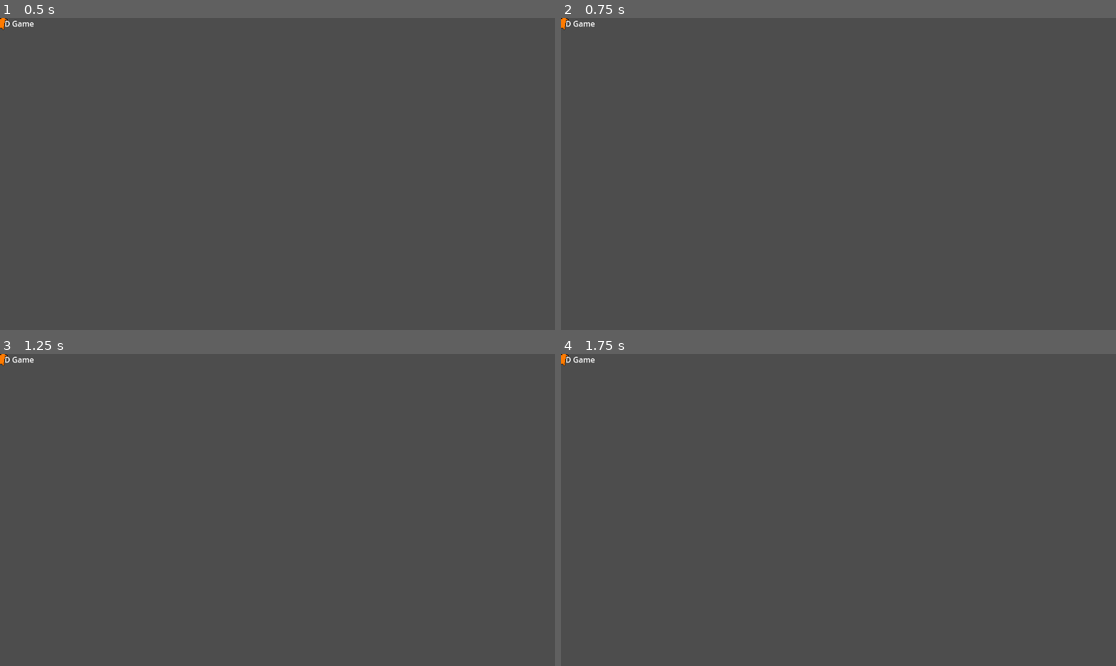
Above: before the commit, frames 1-4 (two rows, left to right).
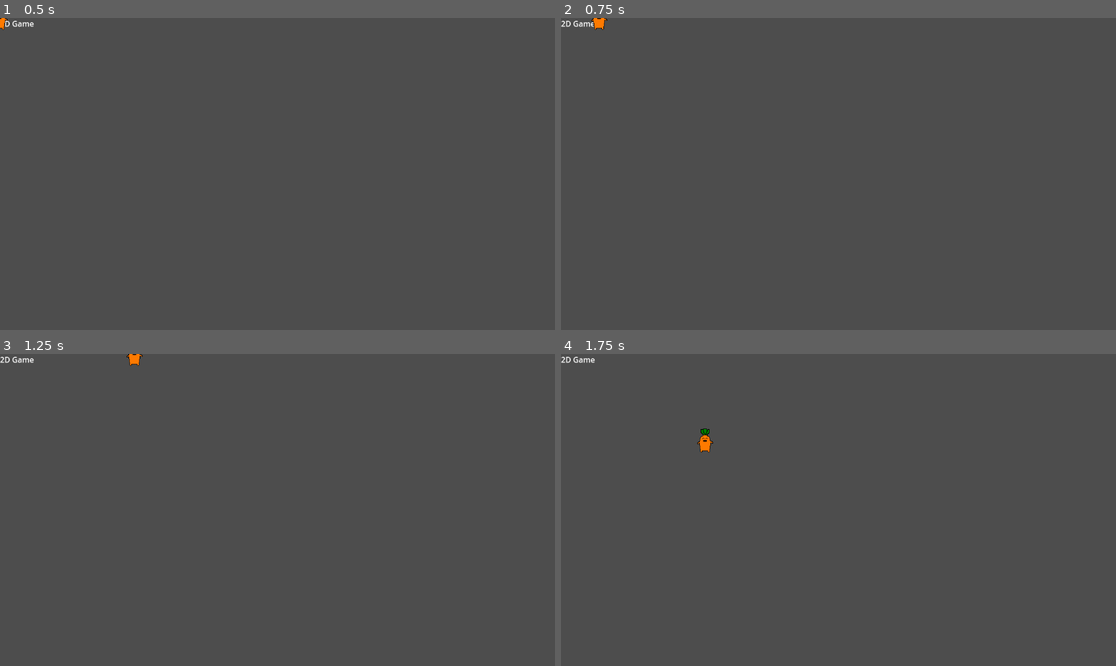
Above: after the commit, the same moments.

Repository: RyusukeMatsumoto7C9-B-2/Godot_2DGame
Game: Godot game, scene res://Scenes/Main.tscn
Two runs of this game, one before a commit and one after it. Both use one fixed random seed, a clock stepped at 60 frames per second and the inputs below.
Inputs:
- Up to frame 1 (0.5 s): no input
- Up to frame 2 (0.75 s): tap Enter at 0.5 s; hold Right (move_right) from 0.53 s (still down)
- Up to frame 3 (1.25 s): keep holding Right (move_right)
- Up to frame 4 (1.75 s): release Right (move_right) at 1.28 s; hold Down (move_down) from 1.28 s (still down)

Frame 1 is identical in both runs. In frame 2, 0.1% of the frame differs, in the area x 0-9%, y 0-4%; in frame 3, 0.1%; in frame 4, 0.2%, in the area x 0-28%, y 0-32%.

Commit message:
Mob を作成

Diff:
--- /dev/null
+++ b/Scenes/mob.tscn
@@ -0,0 +1,36 @@
+[gd_scene load_steps=5 format=3 uid="uid://dh1vuer0nb6yq"]
+
+[ext_resource type="Script" path="res://Scripts/Mob.gd" id="1_4tb2w"]
+[ext_resource type="Texture2D" uid="uid://cwrq6b0lh8qh3" path="res://Resources/Textures/Nekko_Gobou.png" id="1_8dci7"]
+
+[sub_resource type="SpriteFrames" id="SpriteFrames_c0txf"]
+animations = [{
+"frames": [{
+"duration": 1.0,
+"texture": ExtResource("1_8dci7")
+}],
+"loop": true,
+"name": &"default",
+"speed": 5.0
+}]
+
+[sub_resource type="CapsuleShape2D" id="CapsuleShape2D_udb38"]
+radius = 22.0
+height = 68.0
+
+[node name="Mob" type="RigidBody2D"]
+collision_mask = 0
+script = ExtResource("1_4tb2w")
+
+[node name="AnimatedSprite2D" type="AnimatedSprite2D" parent="."]
+scale = Vector2(0.5, 0.5)
+sprite_frames = SubResource("SpriteFrames_c0txf")
+
+[node name="CollisionShape2D" type="CollisionShape2D" parent="."]
+position = Vector2(-1, 5)
+scale = Vector2(0.5, 0.5)
+shape = SubResource("CapsuleShape2D_udb38")
+
+[node name="VisibleOnScreenNotifier2D" type="VisibleOnScreenNotifier2D" parent="."]
+
+[connection signal="screen_exited" from="VisibleOnScreenNotifier2D" to="." method="_on_visible_on_screen_notifier_2d_screen_exited"]
--- a/Scenes/player.tscn
+++ b/Scenes/player.tscn
@@ -1,6 +1,6 @@
 [gd_scene load_steps=5 format=3 uid="uid://c3gdou2wefnhe"]
 
-[ext_resource type="Script" path="res://Player.gd" id="1_hg3xf"]
+[ext_resource type="Script" path="res://Scripts/Player.gd" id="1_g7med"]
 [ext_resource type="Texture2D" uid="uid://bt2xhy4l264nx" path="res://Resources/Textures/Nekko.png" id="1_qex4t"]
 
 [sub_resource type="SpriteFrames" id="SpriteFrames_8vq6n"]
@@ -19,7 +19,7 @@
 height = 34.0
 
 [node name="Player" type="Area2D"]
-script = ExtResource("1_hg3xf")
+script = ExtResource("1_g7med")
 
 [node name="AnimatedSprite2D" type="AnimatedSprite2D" parent="."]
 scale = Vector2(0.5, 0.5)
--- /dev/null
+++ b/Scripts/Mob.gd
@@ -0,0 +1,16 @@
+extends RigidBody2D
+
+
+# Called when the node enters the scene tree for the first time.
+func _ready():
+	pass # Replace with function body.
+
+
+# Called every frame. 'delta' is the elapsed time since the previous frame.
+func _process(delta):
+	pass
+
+
+# 画面外に出たら自身を破棄する.
+func _on_visible_on_screen_notifier_2d_screen_exited():
+	queue_free()
